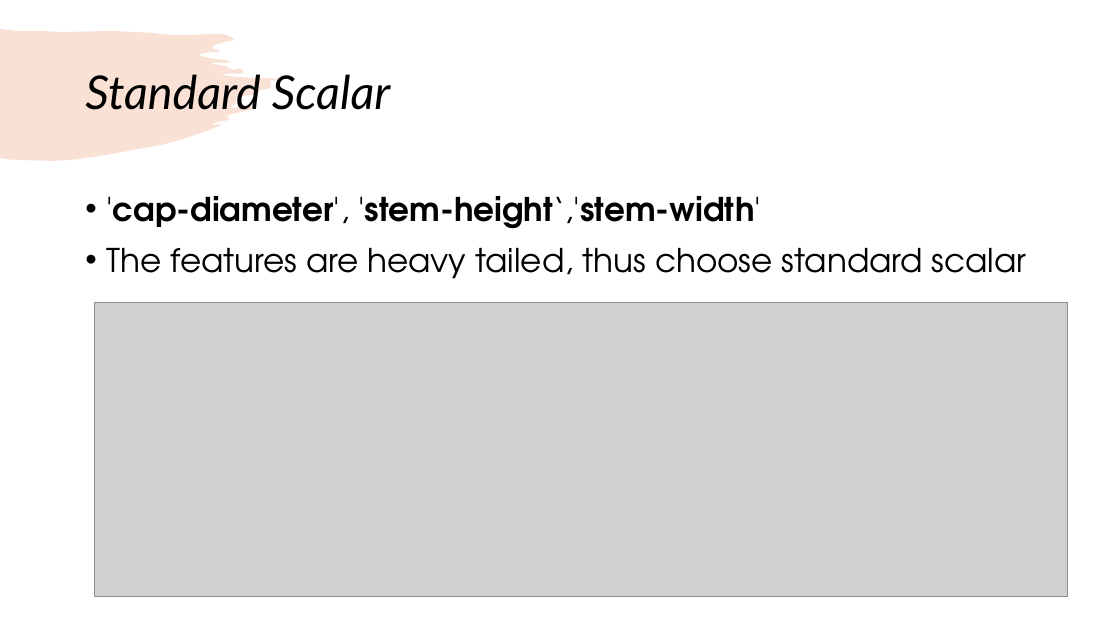
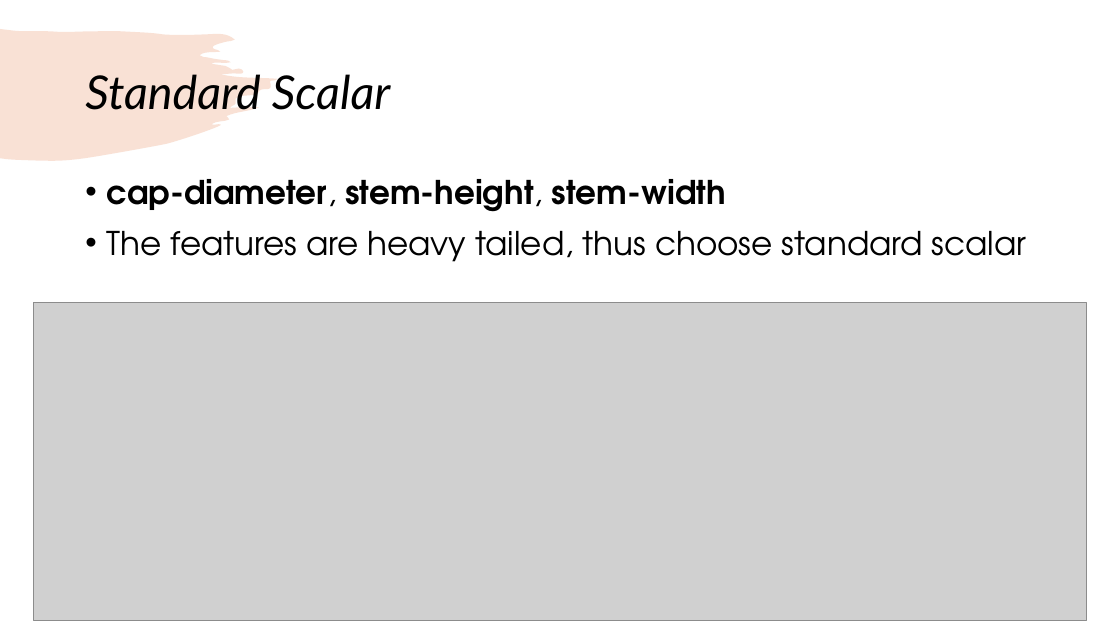
Before and after one commit to kathywu1201/Mushroom_Edibility_Classification_ML_Project, a slide deck: slide 9 of midterm_presentation.pptx. Drawn at 1120x630 pixels with LibreOffice and Linux fonts; fonts in the diff are those of the drawing; grey boxes stand for pictures. Boxes give left, top, right and bottom in pixels: in the first picture for what was removed or moved away, otherwise in the second. Text is boxed around its words. In the diff, an @@ line names an element or a change of style, - is before the commit and + after.

```diff
--- a/midterm_presentation.pptx
+++ b/midterm_presentation.pptx
@@ text "cap-diameter, stem-height, stem-width": place and size @@
-text "cap-diameter, stem-height, stem-width" at bbox=[106, 196, 1027, 279]
+text "cap-diameter, stem-height, stem-width" at bbox=[106, 179, 1027, 262]
@@ text at bbox=[106, 179, 727, 212]: text changed @@
-• 'cap-diameter', 'stem-height‘,'stem-width'
+• cap-diameter, stem-height, stem-width
@@ picture: place and size @@
-picture at bbox=[94, 303, 1067, 597]
+picture at bbox=[34, 302, 1086, 620]
```
Also in this commit, not shown: 9 other slides changed, 1 slide added, 1 slide removed, 7 other files.
